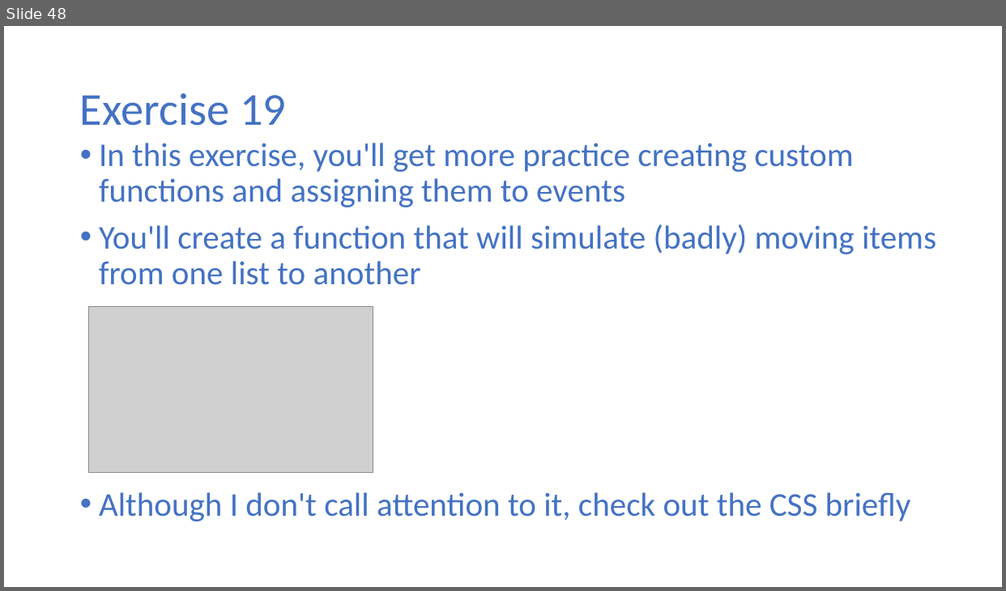
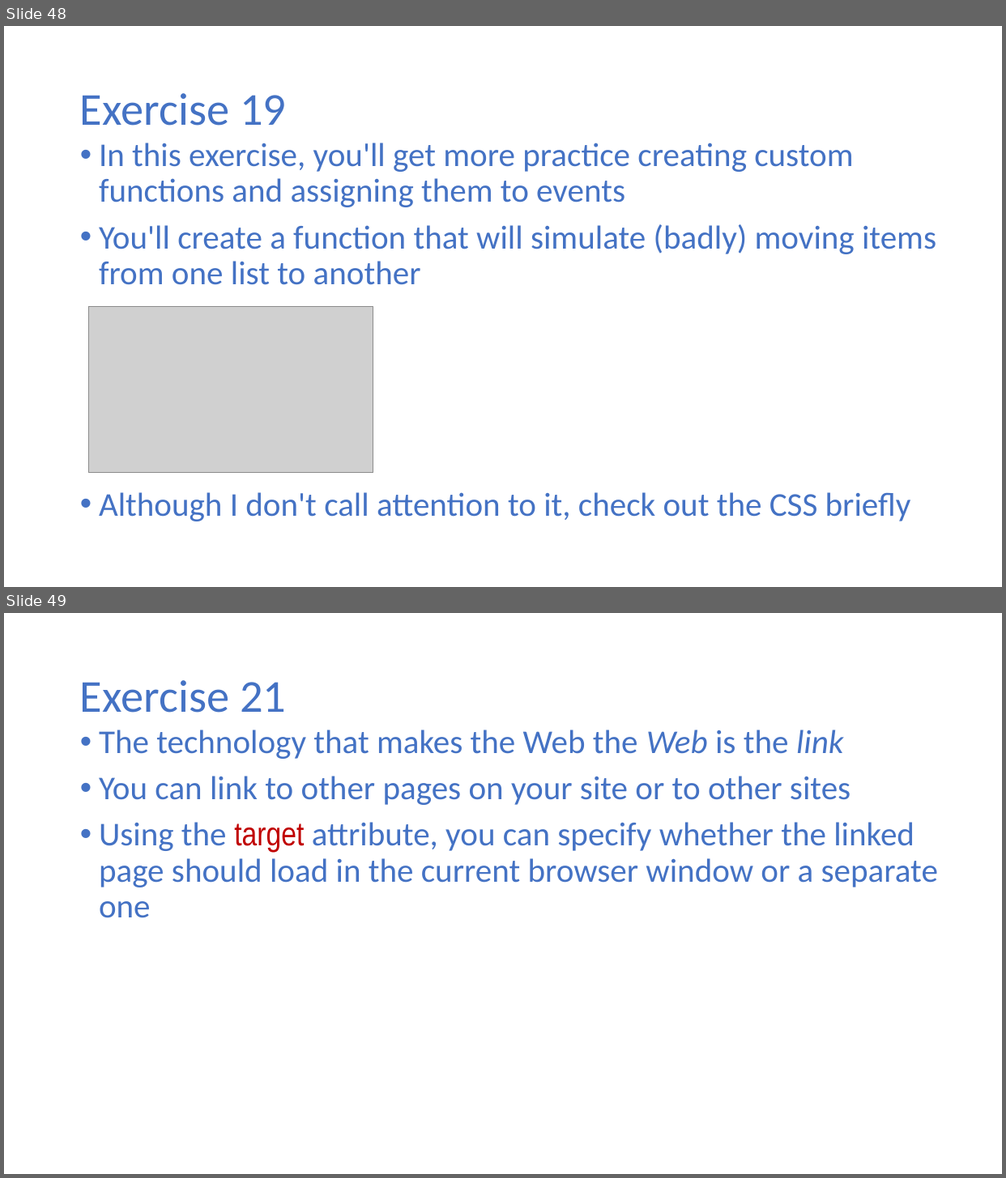
Before and after one commit to halbhelms/codingcareer, a slide deck: public/video-presentation/video-presentation.pptx. Shown one above the other, each under a label of ours: slide 48 before the commit, slides 48 and 49 after it. The pictures are 1006x591 and 1006x1178 pixels, drawn with LibreOffice and Linux fonts; fonts in the diff are those of the drawing; grey boxes stand for pictures. Boxes give left, top, right and bottom in pixels: in the first picture for what was removed or moved away, otherwise in the second. Text is boxed around its words. In the diff, an @@ line names an element or a change of style, - is before the commit and + after.

```diff
--- a/public/video-presentation/video-presentation.pptx
+++ b/public/video-presentation/video-presentation.pptx
@@ slide 49 added at <box>4,613,1002,1174</box>, background #FFFFFF @@
@@ title added at <box>80,680,286,713</box>, 44 pt, text #4472C4 @@
+Exercise 21
@@ text added at <box>99,730,938,918</box>, 32 pt, text #4472C4 @@
+• The technology that makes the Web the Web is the link
+• You can link to other pages on your site or to other sites
+• Using the target attribute, you can specify whether the linked page should load in the current browser window or a separate one
```
Also in this commit, not shown: 8 other slides added, 1 other file.
